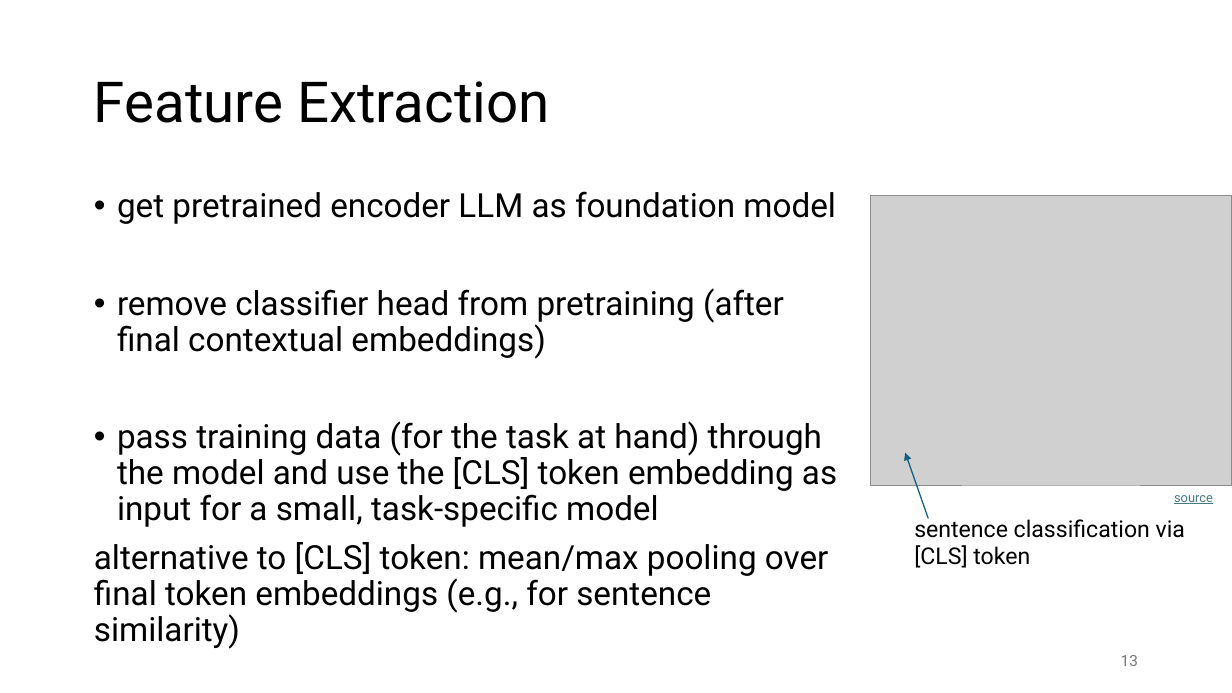
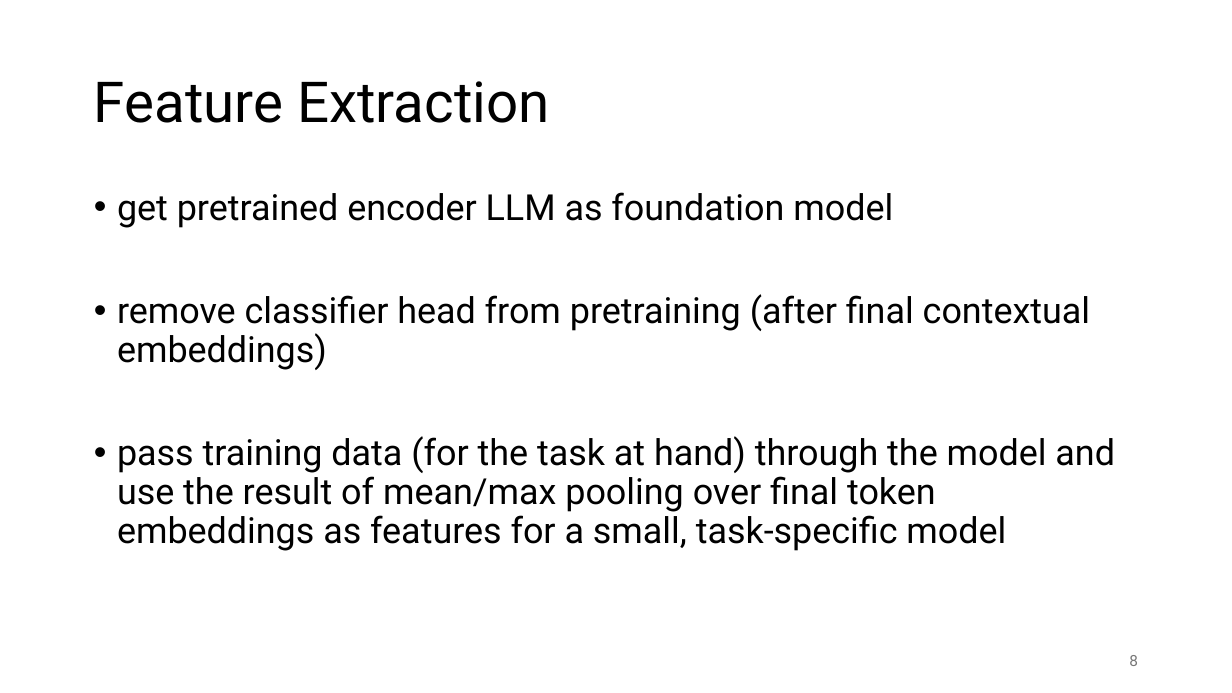
Before and after one commit to FelixWick/language_models, a slide deck: slide 8 of slides/5_finetuning.pptx (slide 13 before the commit). Drawn at 1232x693 pixels with LibreOffice and Linux fonts; fonts in the diff are those of the drawing; grey boxes stand for pictures. Boxes give left, top, right and bottom in pixels: in the first picture for what was removed or moved away, otherwise in the second. Text is boxed around its words. In the diff, an @@ line names an element or a change of style, - is before the commit and + after.

```diff
--- a/slides/5_finetuning.pptx
+++ b/slides/5_finetuning.pptx
@@ text at (x1=117, y1=192, x2=1090, y2=370): size 25.9 to 28 pt in "get pretrained encoder LLM as foundation model", "remove classifier head from pretraining (after final ..." @@
@@ picture removed at (x1=871, y1=195, x2=1232, y2=485) @@
@@ text at (x1=117, y1=436, x2=1115, y2=551): text changed; size 25.9 to 28 pt @@
-• pass training data (for the task at hand) through the model and use the [CLS] token embedding as input for a small, task-specific model
-alternative to [CLS] token: mean/max pooling over final token embeddings (e.g., for sentence similarity)
+• pass training data (for the task at hand) through the model and use the result of mean/max pooling over final token embeddings as features for a small, task-specific model
@@ arrow removed from (929, 518) to (906, 453) @@
@@ text removed at (x1=1174, y1=495, x2=1213, y2=504) @@
-source
@@ text removed at (x1=914, y1=516, x2=1185, y2=568) @@
-sentence classification via [CLS] token
@@ page number at (x1=1129, y1=655, x2=1138, y2=666): text changed @@
-13
+8
```
Also in this commit, not shown: 9 other slides changed, 5 slides removed.
